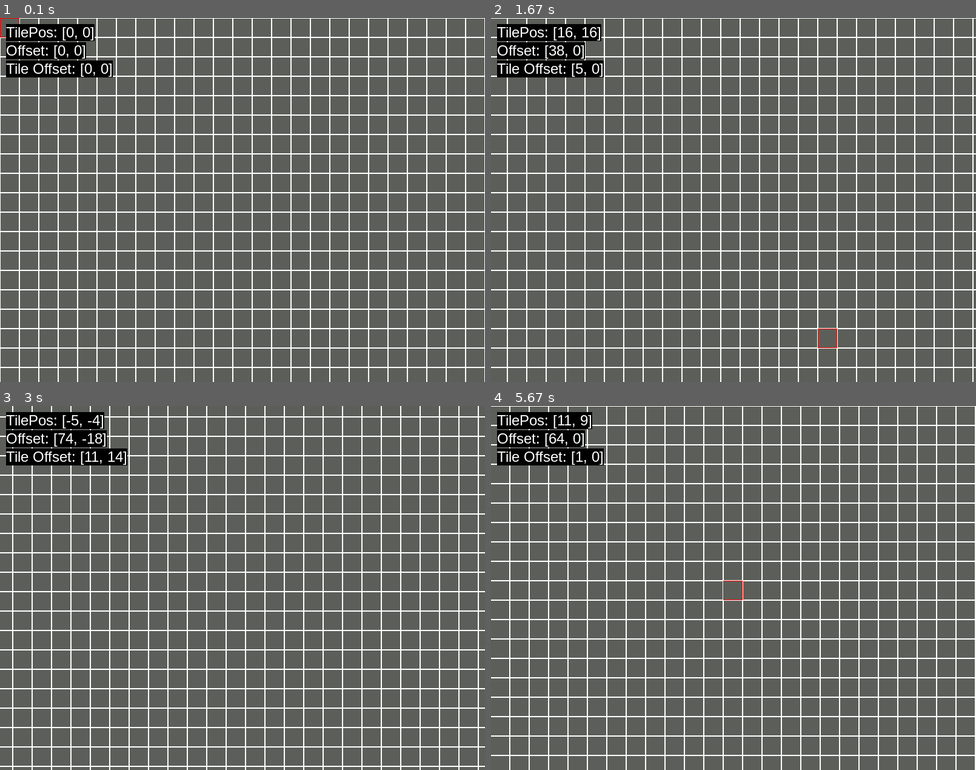
Above: before the commit, frames 1-4 (two rows, left to right).
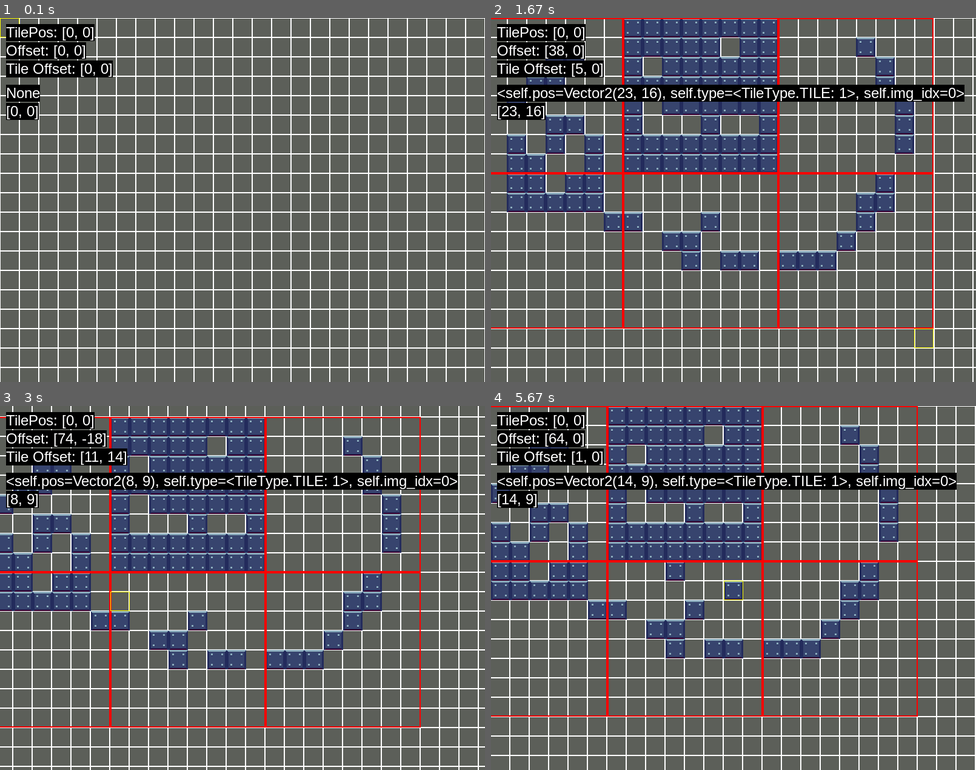
Above: after the commit, the same moments.

Repository: tea-enjoyer11/PlatformerGame0
Game: pygame game, started from leveleditor.py
The game is run twice, just before and just after one commit, with the same random seed, the same clock (stepped at 60 frames per second) and the same inputs.
Inputs (mouse positions are in pixels of both pictures, inside the frame that each line leads up to):
- Up to frame 1 (0.1 s): no input
- Up to frame 2 (1.67 s): tap I at 0.33, 1.65 s; press the mouse at (767, 170) at 0.7 s; move the mouse to (743, 218) at 0.8 s; release the mouse at (714, 265) at 0.93 s; hold O 1-1.47 s; hold D 1-1.47 s; click (636, 68) at 1.08 s; hold D from 1.5 s (still down); click (917, 338) at 1.58 s
- Up to frame 3 (3 s): release D at 1.97 s; hold W 2-2.3 s; click (198, 715) at 2.08 s; hold D 2.33-2.8 s; click (344, 522) at 2.42 s; hold A from 2.83 s (still down); click (126, 602) at 2.92 s; tap I at 2.98 s
- Up to frame 4 (5.67 s): release A at 3.37 s; hold S 3.4-3.7 s; click (908, 613) at 3.48 s; hold A 3.73-4.13 s; click (670, 529) at 3.82 s; hold W 4.17-4.53 s; click (762, 689) at 4.25 s; tap I at 4.32 s; hold D 4.57-5.2 s; click (694, 584) at 4.65 s; hold S 5.23-5.6 s; click (728, 595) at 5.32 s; hold A from 5.63 s (still down)

The runs differ from the first frame. In frame 1, 0.6% of the frame differs, in the area x 0-9%, y 0-28%; in frame 2, 26%; in frame 3, 25%; in frame 4, 26%, in the area x 0-96%, y 0-86%.

Commit message:
Chunk serialiation

Diff:
--- a/Scripts/tiles.py
+++ b/Scripts/tiles.py
@@ -1,3 +1,5 @@
+from copy import deepcopy
+import os
 from Scripts.CONFIG import *
 from Scripts.CONFIG import Vector2
 from typing import Literal
@@ -159,6 +161,9 @@
         self._pre_renderd_surf_size: Vector2 = None
         self.pre_render_offset = Vector2(0)
 
+    def copy(self) -> "Chunk":
+        return deepcopy(self)
+
     def get(self, pos: tuple) -> Tile | None:
         if pos in self._tiles:
             return self._tiles[pos]
@@ -203,6 +208,14 @@
                         ret.append(self._ghost_tiles[p])
         return ret
 
+    def is_empty(self) -> bool:
+        return len(self._tiles)
+
+    def remove(self, pos: Vector2) -> None:
+        pos = (pos[0] % CHUNKSIZE, pos[1] % CHUNKSIZE)
+        if pos in self._tiles:
+            del self._tiles[pos]
+
     def add(self, tile: Tile) -> None:
         pos = tuple(tile.pos)
         pos = (pos[0] % CHUNKSIZE, pos[1] % CHUNKSIZE)
@@ -226,7 +239,7 @@
                         if ghost_pos[1] < self.pos.y * CHUNKSIZE:
                             rel_chunk.add_ghost_tile(tile, ghost_pos)
 
-    def adds(self, tiles: list[Tile]) -> None:
+    def extend(self, tiles: list[Tile]) -> None:
         for tile in tiles:
             pos = tuple(tile.pos)
             pos = (pos[0] % CHUNKSIZE, pos[1] % CHUNKSIZE)
@@ -379,7 +392,26 @@
     def pre_render_chunks(self) -> None:
         [c.pre_render() for c in self._chunks.values()]
 
-    def add(self, tiles: list[Tile]) -> None:
+    def remove(self, pos: Vector2) -> None:
+        related_chunk_pos = (pos.x // self.chunk_size[0], pos.y // self.chunk_size[1])
+        if related_chunk_pos in self._chunks:
+            self._chunks[related_chunk_pos].remove(pos)
+            if not self._chunks[related_chunk_pos].is_empty():
+                del self._chunks[related_chunk_pos]
+
+    def add(self, tile: Tile) -> None:
+        related_chunk_pos = (tile.pos.x // self.chunk_size[0], tile.pos.y // self.chunk_size[1])
+        # print(related_chunk_pos)
+
+        if related_chunk_pos not in self._chunks:
+            # chunk_pos = (related_chunk_pos[0] * TILESIZE, related_chunk_pos[1] * TILESIZE)
+            self._chunks[related_chunk_pos] = Chunk(self, related_chunk_pos, size=self.chunk_size)
+
+        chunk = self._chunks[related_chunk_pos]
+        chunk.add(tile)
+        self.amount_of_tiles += 1
+
+    def extend(self, tiles: list[Tile]) -> None:
         for tile in tiles:
             # self._tiles[tuple(tile.pos)] = tile
 
@@ -475,6 +507,29 @@
                     if chunk._pre_renderd_surf_size != Chunk.default_pre_renderd_surf_size:
                         pygame.draw.rect(surf, "blue", Rect(x * CHUNKWIDTH - offset[0] - chunk.pre_render_offset.x, y * CHUNKWIDTH - offset[1] - chunk.pre_render_offset.y, TILESIZE * CHUNKSIZE + chunk.pre_render_offset.x, TILESIZE * CHUNKSIZE + chunk.pre_render_offset.y), 4)
                     pygame.draw.rect(surf, "red", Rect(x * CHUNKWIDTH - offset[0], y * CHUNKWIDTH - offset[1], TILESIZE * CHUNKSIZE, TILESIZE * CHUNKSIZE), 2)
+
+    def serialize(self, directory: str) -> None:
+        for chunk in self._chunks.values():
+            serialize_chunk(chunk.copy(), directory)
+
+    @staticmethod
+    def deserialize(directory: str) -> "TileMap":
+        # load ...
+        chunks: dict[tuple, Chunk] = {}
+        tilemap = TileMap()
+
+        files = [f for f in os.listdir(directory) if f.endswith(".data")]
+        for file_path in files:
+            c: Chunk = None
+            with open(directory + "/" + file_path, "rb") as f:
+                data = f.read()
+                c = load_compressed_pickle(data)
+            if c:
+                c.parent = tilemap
+                chunks[tuple(c.pos)] = c
+        tilemap._chunks = chunks
+        tilemap.pre_render_chunks()
+        return tilemap
 
 
 def collision_test(object_1: Rect, object_list: list[Rect]) -> list[Rect]:
@@ -526,10 +581,12 @@
 
 
 def serialize_chunk(chunk: Chunk, directory: str) -> None:
+    chunk.__setattr__("_pre_renderd_surf", None)  # sonst Fehler, pickle kann pygame.Surface nicht bearbeiten
+    chunk.__setattr__("parent", None)
     data = save_compressed_pickle(chunk)
 
-    file_name = f"{directory}/{str(tuple(chunk.pos))}"
-    with open(file_name, "wb") as f:
+    file_name = f"{directory}/{str(tuple(chunk.pos))}.data"
+    with open(file_name, "wb+") as f:
         f.write(data)
 
 
@@ -543,8 +600,3 @@
         chunk = load_compressed_pickle(data)
         return chunk
     return None
-
-
-def serialize_tilemap(tilemap: TileMap) -> bytes:
-    ...
-    # falls überhaupt nötig
--- a/leveleditor.py
+++ b/leveleditor.py
@@ -1,5 +1,6 @@
 from Scripts.CONFIG import *
 from Scripts.utils import draw_text
+from Scripts.tiles import TileMap, Tile
 
 screen = pygame.display.set_mode(RES, 0, 32)
 clock = pygame.time.Clock()
@@ -8,6 +9,10 @@
 highlight_tile_pos = Vector2(0)
 x_off = 0
 y_off = 0
+clicks = [False, False, False]
+tilemap = TileMap()
+last_tile: Tile = None
+tile_position = Vector2(0)
 
 
 def vector_equal(v1: Vector2, v2: Vector2) -> bool:
@@ -17,13 +22,14 @@
 def render_grid():
     for y in range(-TILESIZE, int(RES.y) + TILESIZE, TILESIZE):
         for x in range(-TILESIZE, int(RES.x) + TILESIZE, TILESIZE):
-            c = "white"
             p = Vector2(x - x_off, y - y_off)
             rect = pygame.Rect(p.x, p.y, TILESIZE, TILESIZE)
 
-            if vector_equal(p // TILESIZE, highlight_tile_pos):
-                c = "red"
-            pygame.draw.rect(screen, c, rect, 1)
+            pygame.draw.rect(screen, "white", rect, 1)
+
+
+def render_selected_tile():
+    pygame.draw.rect(screen, "yellow", [tile_position.x * TILESIZE - offset.x, tile_position.y * TILESIZE - offset.y, TILESIZE, TILESIZE], 1)
 
 
 up = False
@@ -43,9 +49,17 @@
         if event.type == pygame.KEYDOWN:
             if event.key == pygame.K_r:
                 offset = Vector2(0)
+            if event.key == pygame.K_o:
+                tilemap.serialize("saves/t1")
+                print("Saved Tilemap")
+            if event.key == pygame.K_i:
+                tilemap = TileMap.deserialize("saves/t1")
+                print("Loaded Tilemap")
 
     keys = pygame.key.get_pressed()
+    clicks = pygame.mouse.get_pressed()
     mPos = Vector2(pygame.mouse.get_pos())
+    tile_position = Vector2(int((mPos[0] + offset.x) // TILESIZE), int((mPos[1] + offset.y) // TILESIZE))
     up = keys[pygame.K_w]
     left = keys[pygame.K_a]
     down = keys[pygame.K_s]
@@ -54,24 +68,35 @@
 
     x_off = offset.x % TILESIZE
     y_off = offset.y % TILESIZE
-    highlight_tile_pos = mPos // TILESIZE - Vector2(x_off, y_off)
+    if up:
+        offset.y -= 1 * (1 + int(ctrl) * 9)
+    if down:
+        offset.y += 1 * (1 + int(ctrl) * 9)
+    if left:
+        offset.x -= 1 * (1 + int(ctrl) * 9)
+    if right:
+        offset.x += 1 * (1 + int(ctrl) * 9)
 
-    if up:
-        offset.y -= 1 * (1 + int(ctrl) * 3)
-    if down:
-        offset.y += 1 * (1 + int(ctrl) * 3)
-    if left:
-        offset.x -= 1 * (1 + int(ctrl) * 3)
-    if right:
-        offset.x += 1 * (1 + int(ctrl) * 3)
+    if clicks[0]:
+        last_tile = Tile(tile_position)
+        tilemap.add(last_tile)
+        tilemap.pre_render_chunks()
+    if clicks[2]:
+        last_tile = None
+        tilemap.remove(tile_position)
+        tilemap.pre_render_chunks()
 
     screen.fill((92, 95, 89))
 
     render_grid()
+    tilemap.render(screen, Vector2(0), offset=offset)
+    render_selected_tile()
 
     draw_text(screen, f"TilePos: {highlight_tile_pos}", (10, 10), background_color="black")
     draw_text(screen, f"Offset: {offset}", (10, 40), background_color="black")
     draw_text(screen, f"Tile Offset: {Vector2(x_off, y_off)}", (10, 70), background_color="black")
+    draw_text(screen, f"{last_tile}", (10, 110), background_color="black")
+    draw_text(screen, f"{tile_position}", (10, 140), background_color="black")
 
     pygame.display.flip()
 
Binary file added: saves/t1/(0.0, 0.0).data
Binary file added: saves/t1/(0.0, 1.0).data
Binary file added: saves/t1/(1.0, 0.0).data
Binary file added: saves/t1/(1.0, 1.0).data
Binary file added: saves/t1/(2.0, 0.0).data
Binary file added: saves/t1/(2.0, 1.0).data
